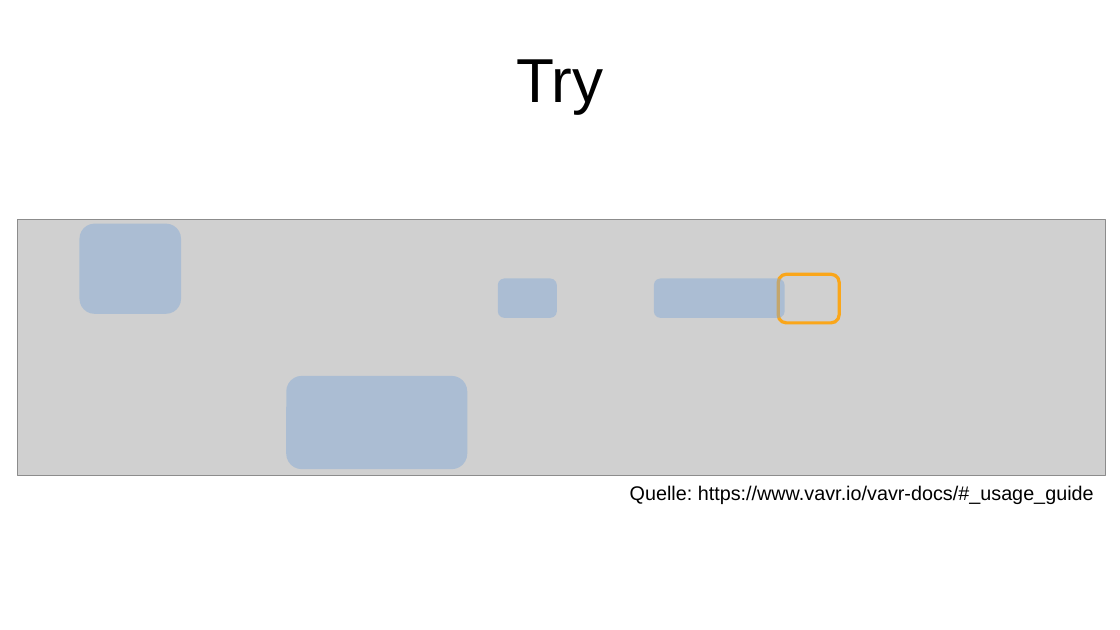
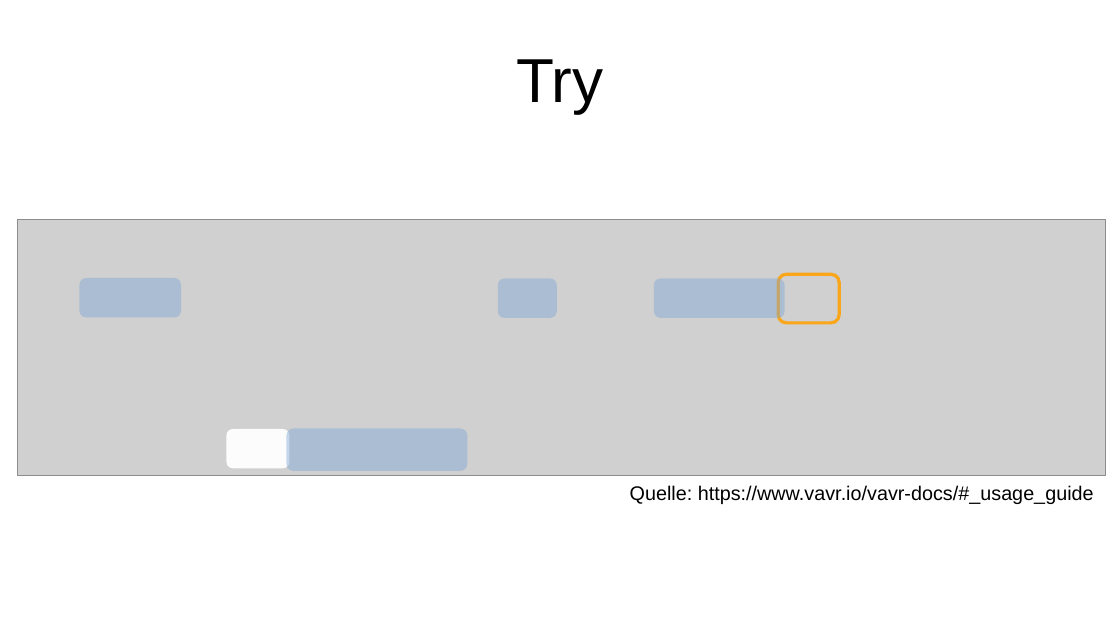
Before and after one commit to p3et/vavr-demo, a slide deck: slide 22 of coffee talk.odp (slide 21 before the commit). Drawn at 1120x630 pixels with LibreOffice and Linux fonts; fonts in the diff are those of the drawing; grey boxes stand for pictures. Boxes give left, top, right and bottom in pixels: in the first picture for what was removed or moved away, otherwise in the second. Text is boxed around its words. In the diff, an @@ line names an element or a change of style, - is before the commit and + after.

```diff
--- a/coffee talk.odp
+++ b/coffee talk.odp
@@ rounded rectangle: place and size @@
-rounded rectangle at bbox=[79, 224, 181, 314]
+rounded rectangle at bbox=[79, 278, 181, 318]
@@ rounded rectangle added at bbox=[227, 429, 290, 469], fill #FFFFFF at 94% opacity @@
@@ rounded rectangle: place and size @@
-rounded rectangle at bbox=[287, 376, 468, 470]
+rounded rectangle at bbox=[287, 429, 468, 472]
```
Also in this commit, not shown: 9 other slides changed, 13 slides added, 1 other file.
